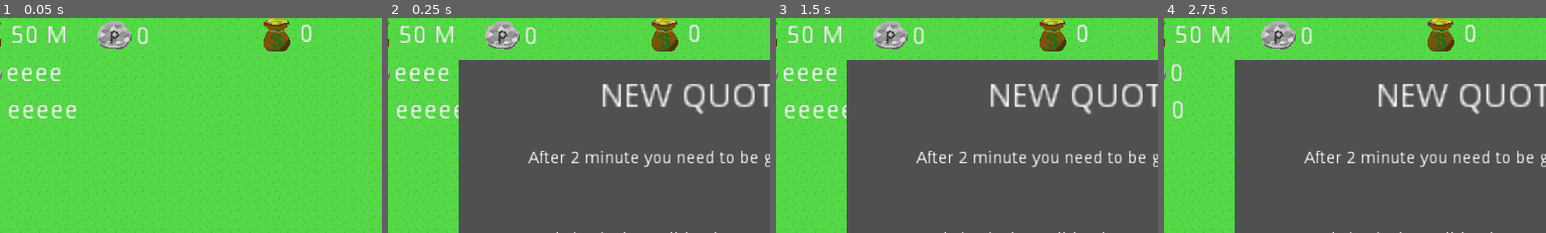
Above: before the commit, frames 1-4 (left to right).
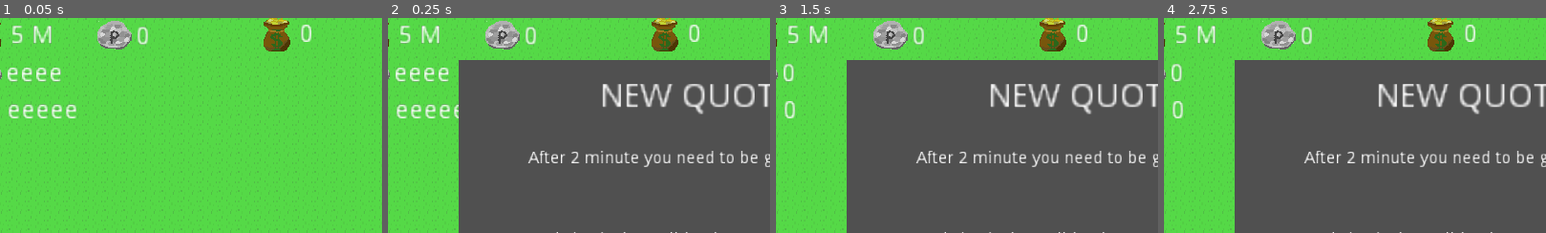
Above: after the commit, the same moments.

Repository: aayushrh/GamesForChange
Game: Godot game, scene res://World/World.tscn
The game is run twice, just before and just after one commit, with the same random seed, the same clock (stepped at 60 frames per second) and the same inputs. This scene is started directly instead of the project's main scene.
Inputs (mouse positions are % of the whole screen's width and height, from its top left):
- Up to frame 1 (0.05 s): no input
- Up to frame 2 (0.25 s): no input
- Up to frame 3 (1.5 s): tap Enter at 0.5 s; move the mouse to (72, 45) at 0.52 s; right-click (72, 45) at 0.6 s; click (72, 45) at 0.67 s; tap Space at 1.25 s; drag from (30, 55) to (45, 70) at 1.27 s
- Up to frame 4 (2.75 s): move the mouse to (60, 28) at 2.02 s; right-click (60, 28) at 2.1 s; click (60, 28) at 2.17 s
The pictures show only the part of the screen within x 7-57%, y 2-52%; the shares and areas given below are measured in that part.

The runs differ from the first frame. In frame 1, 0.5% of the frame differs, in the area x 7-18%, y 3-12%; in frame 2, 0.5%; in frame 3, 1.7%, in the area x 2-19%, y 3-47%; in frame 4, 0.5%.

Commit message:
Add files via upload

Diff:
--- a/Building/AlgaeFarm.gd
+++ b/Building/AlgaeFarm.gd
@@ -4,9 +4,9 @@
 	shape = RectangleShape2D.new()
 	shape.extents = GameConstants.algaeFarmExtents
 	sell_money = GameConstants.sellAlgaeFarm
-	pollution = -30
-	money = 40_000
-	energy = -5
+	pollution = -30.0/60.0
+	money = 40_000.0/60.0
+	energy = -5.0/60.0
 	$Timer.start(GameConstants.turnTime)
 
 func _process(delta):
--- a/Building/CarbonCapture.gd
+++ b/Building/CarbonCapture.gd
@@ -4,9 +4,9 @@
 	shape = RectangleShape2D.new()
 	shape.extents = GameConstants.carbonCaptureExtents
 	sell_money = GameConstants.sellCarbonCapture
-	pollution = -2_000
-	money = -150_000
-	energy = -200
+	pollution = -2_000.0/60.0
+	money = -150_000.0/60.0
+	energy = -200.0/60.0
 	$Timer.start(GameConstants.turnTime)
 
 func _process(delta):
--- a/Building/CoalPlant.gd
+++ b/Building/CoalPlant.gd
@@ -4,9 +4,9 @@
 	shape = RectangleShape2D.new()
 	shape.extents = GameConstants.coalPlantExtents
 	sell_money = GameConstants.sellCoalPlant
-	pollution = 4_000
-	money = -20_000
-	energy = 500
+	pollution = 4_000.0/60.0
+	money = -20_000.0/60.0
+	energy = 500.0/60.0
 	$Timer.start(GameConstants.turnTime)
 
 func _process(delta):
--- a/Building/Factory.gd
+++ b/Building/Factory.gd
@@ -4,9 +4,9 @@
 	shape = RectangleShape2D.new()
 	shape.extents = GameConstants.factoryExtents
 	sell_money = GameConstants.sellFactory
-	pollution = 500
-	money = 1_000_000
-	energy = -450
+	pollution = 500.0/60.0
+	money = 1_000_000.0/60.0
+	energy = -450.0/60.0
 	$Timer.start(GameConstants.turnTime)
 
 func _process(delta):
--- a/Building/Hotel.gd
+++ b/Building/Hotel.gd
@@ -4,9 +4,9 @@
 	shape = RectangleShape2D.new()
 	shape.extents = GameConstants.ecoHotelExtents
 	sell_money = GameConstants.sellEcoHotel
-	pollution = -2
-	money = 80_000
-	energy = -5
+	pollution = -2.0/60.0
+	money = 80_000.0/60.0
+	energy = -5.0/60.0
 	$Timer.start(GameConstants.turnTime)
 
 func _process(delta):
--- a/Building/NuclearPowerPlant.gd
+++ b/Building/NuclearPowerPlant.gd
@@ -5,8 +5,8 @@
 	shape.extents = GameConstants.nuclearPlantExtents
 	sell_money = GameConstants.sellNuclearPlant
 	pollution = 0
-	money = 1_500_000
-	energy = 10_000
+	money = 1_500_000.0/60.0
+	energy = 10_000.0/60.0
 	$Timer.start(GameConstants.turnTime)
 
 func _process(delta):
--- a/Building/Office.gd
+++ b/Building/Office.gd
@@ -8,9 +8,9 @@
 	upgradeRad = GameConstants.upgradeRadOffice
 	shape.extents = GameConstants.officeExtents
 	sell_money = GameConstants.sellOffice
-	pollution = 2
-	money = 10_000
-	energy = -50
+	pollution = 2.0/60.0
+	money = 10_000.0/60.0
+	energy = -50.0/60.0
 	$Timer.start(GameConstants.turnTime)
 
 func _process(delta):
--- a/Building/Park.gd
+++ b/Building/Park.gd
@@ -4,8 +4,8 @@
 	shape = RectangleShape2D.new()
 	shape.extents = GameConstants.parkExtents
 	sell_money = GameConstants.sellPark
-	pollution = -4
-	money = 1_000
+	pollution = -4.0/60.0
+	money = 1_000.0/60.0
 	energy = 0
 	$Timer.start(GameConstants.turnTime)
 
--- a/Building/SolarPowerPlant.gd
+++ b/Building/SolarPowerPlant.gd
@@ -5,8 +5,8 @@
 	shape.extents = GameConstants.solarPowerPlantExtents
 	sell_money = GameConstants.sellSolarPowerPlant
 	pollution = 0
-	money = -2_000
-	energy = 100
+	money = -2_000.0/60.0
+	energy = 100.0/60.0
 	$Timer.start(GameConstants.turnTime)
 
 func _process(delta):
--- a/Building/Store.gd
+++ b/Building/Store.gd
@@ -4,9 +4,9 @@
 	shape = RectangleShape2D.new()
 	shape.extents = GameConstants.storeExtents
 	sell_money = GameConstants.sellStore
-	pollution = 2
-	money = 200_000
-	energy = -30
+	pollution = 2/60
+	money = 200_000/60
+	energy = -30/60
 	$Timer.start(GameConstants.turnTime)
 
 func _process(delta):
--- a/Building/WindPowerPlant.gd
+++ b/Building/WindPowerPlant.gd
@@ -5,8 +5,8 @@
 	shape.extents = GameConstants.windPlantExtents
 	sell_money = GameConstants.sellWindPlant
 	pollution = 0
-	money = -600
-	energy = 20
+	money = -600.0/60.0
+	energy = 20.0/60.0
 	$Timer.start(GameConstants.turnTime)
 
 func _process(delta):
--- a/GameConstants.gd
+++ b/GameConstants.gd
@@ -52,4 +52,4 @@
 var sellWarehouse = 300
 var sellSchool = 300
 
-var turnTime = 2
+var turnTime = 1
--- a/Manager.gd
+++ b/Manager.gd
@@ -3,7 +3,7 @@
 var mode = "Selection"
 var selecting = false
 
-var money = 50_000_000
+var money = 5_000_000
 var energy = 0
 var pollution = 0
 
--- a/World/World.gd
+++ b/World/World.gd
@@ -97,12 +97,17 @@
 		energy += b.energy
 	pollutionDelta = pollution
 	energyDelta = energy
+
+	pollutionDelta = round(pollutionDelta * 100)/100
+
 	if(Input.is_action_just_pressed("cancel")):
 		Manager.mode = "Selection"
 	if(pollution > 0):
 		$CanvasLayer/UI/PollutionDelta/PollutionDelta.text = "+" + str(pollution)
 	else:
 		$CanvasLayer/UI/PollutionDelta/PollutionDelta.text = str(pollution)
+
+	money = round(money * 100)/100
 
 	var moneystr = ""
 	if(abs(money) >= 1000000):
@@ -116,6 +121,8 @@
 		$CanvasLayer/UI/MoneyDelta/Label.text = "+" + moneystr
 	else:
 		$CanvasLayer/UI/MoneyDelta/Label.text = moneystr
+
+	energy = round(energy * 100)/100
 
 	if(energy > 0):
 		$CanvasLayer/UI/EnergyDelta/EnergyDelta.text = "+" + str(energy)
@@ -354,6 +361,9 @@
 	$QuotaTimer.start(GameConstants.quotaTime)
 	if(pollutionDelta > pollutionReq or energyDelta < energyReq):
 		SceneChanger.change_scene_to(load("res://World/StartingScreen.tscn"))
+		Manager.money = 5_000_000
+		Manager.pollution = 0
+		Manager.energy = 0
 	else:
 		Manager.money += -pollutionReq*100
 	if(pollutionReq > 0):
